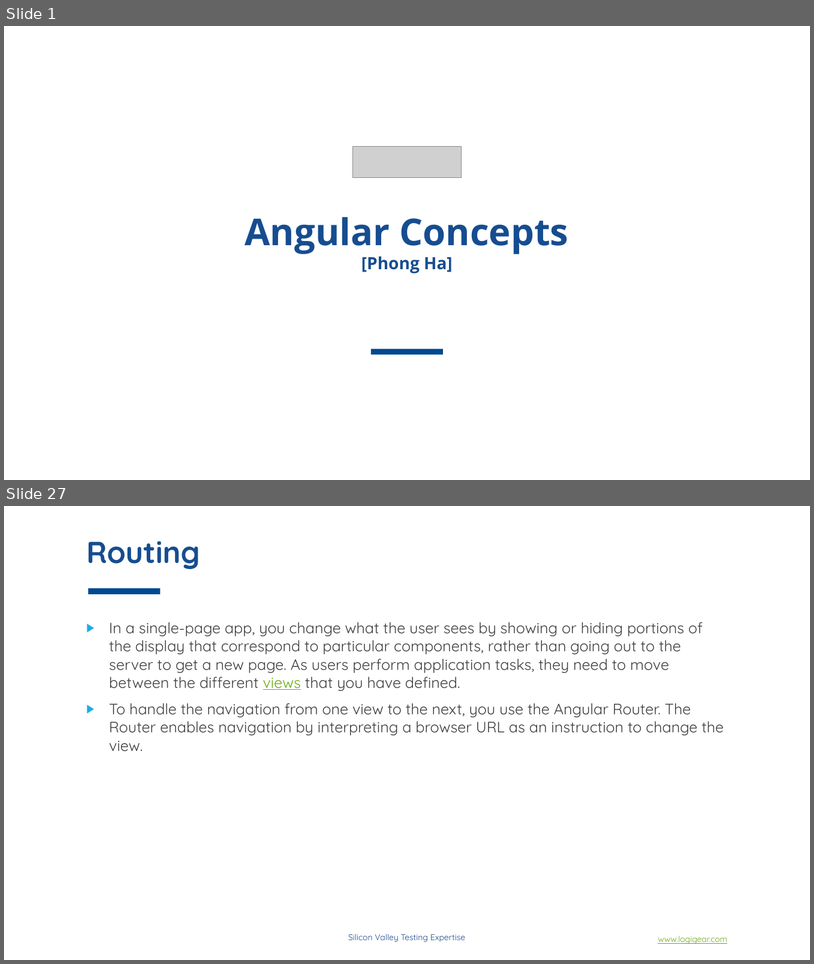
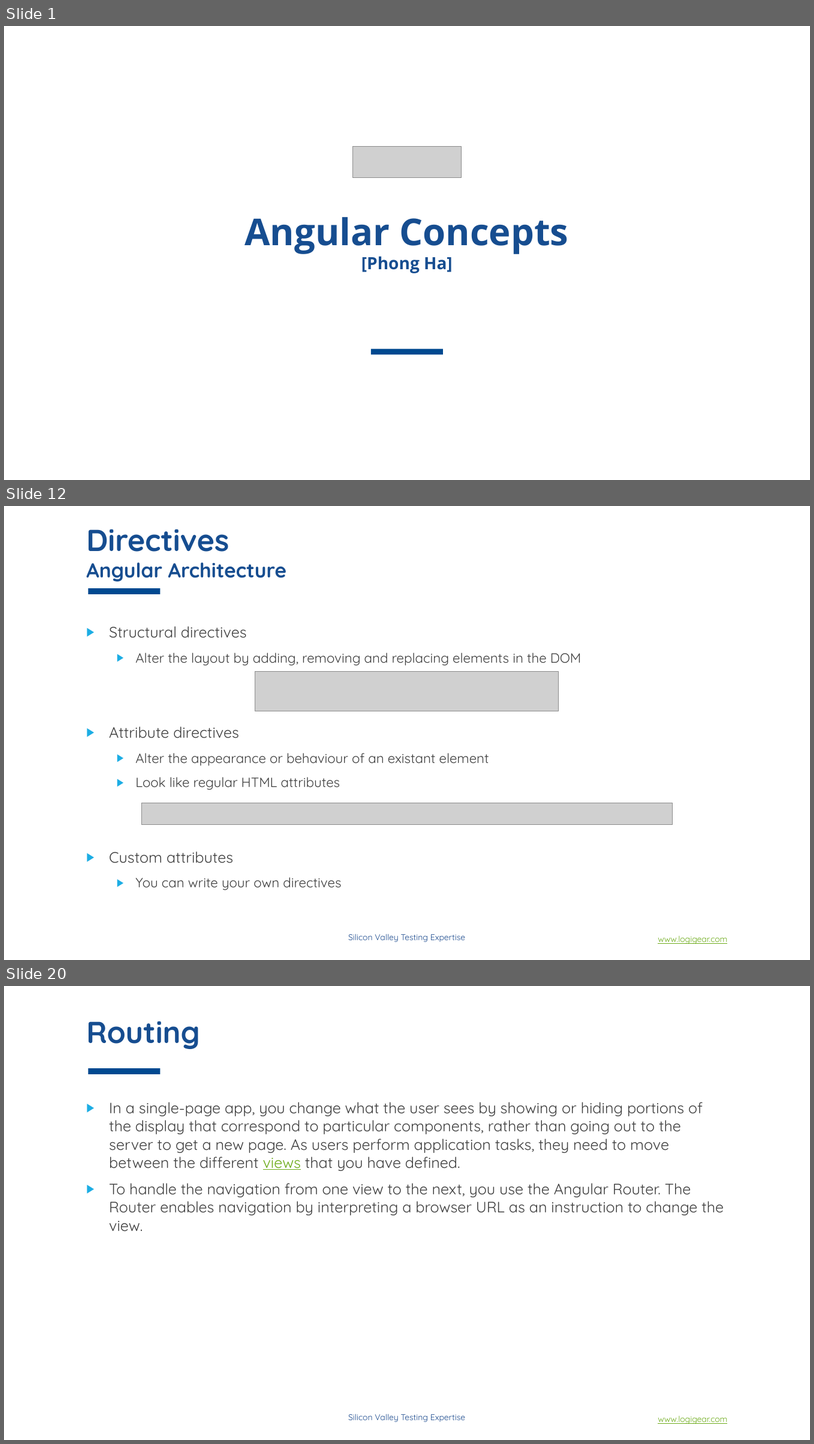
Before and after one commit to phongha1912/spring, a slide deck: doc/material/slides/section_2/Angular concepts.pptx. Shown one above the other, each under a label of ours: slides 1 and 27 before the commit, slides 1, 12 and 20 after it; the slides between them are not shown. The pictures are 814x964 and 814x1444 pixels, drawn with LibreOffice and Linux fonts; fonts in the diff are those of the drawing; grey boxes stand for pictures; background and template pictures are left out. Boxes give left, top, right and bottom in pixels: in the first picture for what was removed or moved away, otherwise in the second. Text is boxed around its words. In the diff, an @@ line names an element or a change of style, - is before the commit and + after.

```diff
--- a/doc/material/slides/section_2/Angular concepts.pptx
+++ b/doc/material/slides/section_2/Angular concepts.pptx
@@ slide 12 added at (x1=4, y1=506, x2=810, y2=960), background #FFFFFF; not listed: 3 template elements that a slide beside it also shows @@
@@ title added at (x1=86, y1=529, x2=287, y2=582), 24 pt, text #164D90, bold @@
+Directives
+Angular Architecture
@@ text added at (x1=109, y1=626, x2=582, y2=890), 16 pt, text #404040 @@
+▶ Structural directives
+  ▶ Alter the layout by adding, removing and replacing elements in the DOM
+▶ Attribute directives
+  ▶ Alter the appearance or behaviour of an existant element
+  ▶ Look like regular HTML attributes
+▶ Custom attributes
+  ▶ You can write your own directives
@@ picture added at (x1=255, y1=671, x2=559, y2=711) @@
@@ picture added at (x1=141, y1=803, x2=673, y2=825) @@
@@ what was slide 27 is now slide 20 @@
```
Also in this commit, not shown: 7 slides changed, 11 other slides added, 26 slides removed.
